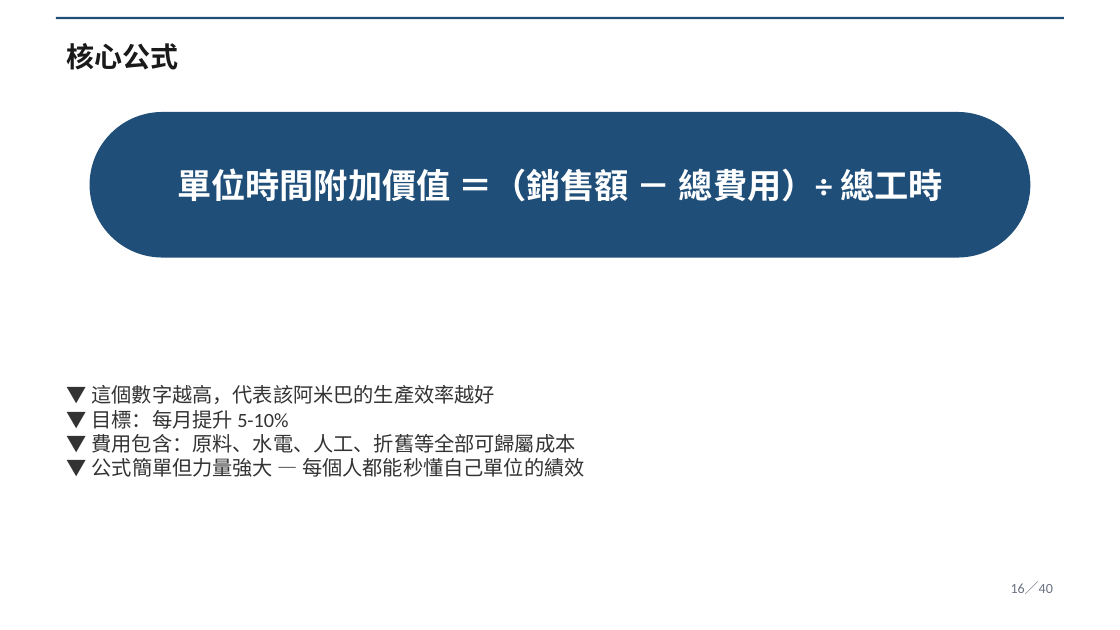
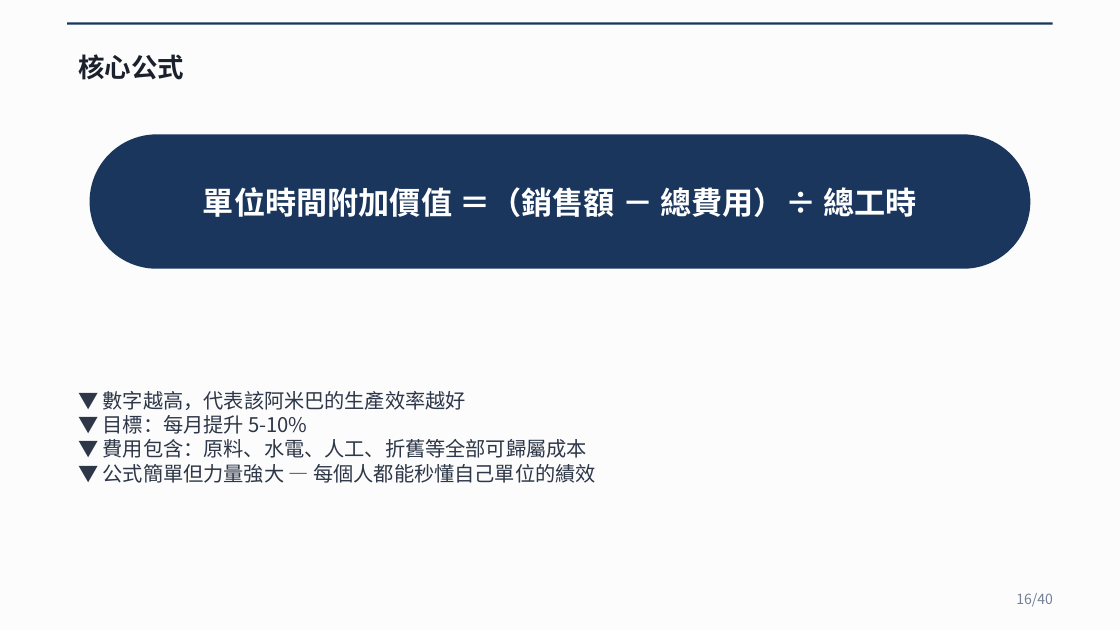
Before and after one commit to Lingo1516/Lingo1516.github.io, a slide deck: slide 16 of 阿米巴經營_40頁完整講義.pptx. Drawn at 1120x630 pixels with LibreOffice and Linux fonts; fonts in the diff are those of the drawing. Boxes give left, top, right and bottom in pixels: in the first picture for what was removed or moved away, otherwise in the second. Text is boxed around its words. In the diff, an @@ line names an element or a change of style, - is before the commit and + after.

```diff
--- a/阿米巴經營_40頁完整講義.pptx
+++ b/阿米巴經營_40頁完整講義.pptx
@@ background #FFFFFF to #FCFCFC @@
@@ rectangle: place and size @@
-rectangle at (56, 17, 1064, 19)
+rectangle at (67, 22, 1053, 25)
@@ rectangle at (67, 22, 1053, 25): fill #1F4E79 to #1A365D @@
@@ text "核心公式": place and size @@
-text "核心公式" at (67, 43, 179, 70)
+text "核心公式" at (78, 54, 184, 80)
@@ text "核心公式" at (78, 54, 184, 80): size 18 to 17 pt, font Calibri to Noto Sans CJK SC, text colour #1A1A1A to #1A202C @@
@@ text "單位時間附加價值 ＝（銷售額 － 總費用）÷ 總工時": place and size @@
-text "單位時間附加價值 ＝（銷售額 － 總費用）÷ 總工時" at (177, 168, 943, 202)
+text "單位時間附加價值 ＝（銷售額 － 總費用）÷ 總工時" at (203, 187, 917, 217)
@@ text "單位時間附加價值 ＝（銷售額 － 總費用）÷ 總工時" at (203, 187, 917, 217): size 22 to 20 pt, font Calibri to Noto Sans CJK SC @@
@@ rounded rectangle: place and size @@
-rounded rectangle at (90, 112, 1030, 258)
+rounded rectangle at (90, 134, 1030, 269)
@@ rounded rectangle at (90, 134, 1030, 269): fill #1F4E79 to #1A365D; proportions changed @@
@@ text "▼ 數字越高，代表該阿米巴的生產效率越好": place and size @@
-text "▼ 數字越高，代表該阿米巴的生產效率越好" at (92, 385, 584, 477)
+text "▼ 數字越高，代表該阿米巴的生產效率越好" at (103, 391, 595, 483)
@@ text at (103, 391, 466, 410): text changed; font Calibri to Noto Sans CJK SC; text colour #333333 to #2D3748 @@
-▼ 這個數字越高，代表該阿米巴的生產效率越好
+▼ 數字越高，代表該阿米巴的生產效率越好
@@ text at (103, 415, 595, 483): font Calibri to Noto Sans CJK SC, text colour #333333 to #2D3748 in "▼ 目標：每月提升 5-10%", "▼ 費用包含：原料、水電、人工、折舊等全部可歸屬成本", "▼ 公式簡單但力量強大 — 每個人都能秒懂自己單位的績效" @@
@@ text at (1016, 593, 1053, 607): text changed; font Calibri to Noto Sans CJK SC; text colour #6B7280 to #718096 @@
-16／40
+16/40
```
Also in this commit, not shown: 39 other slides changed.
